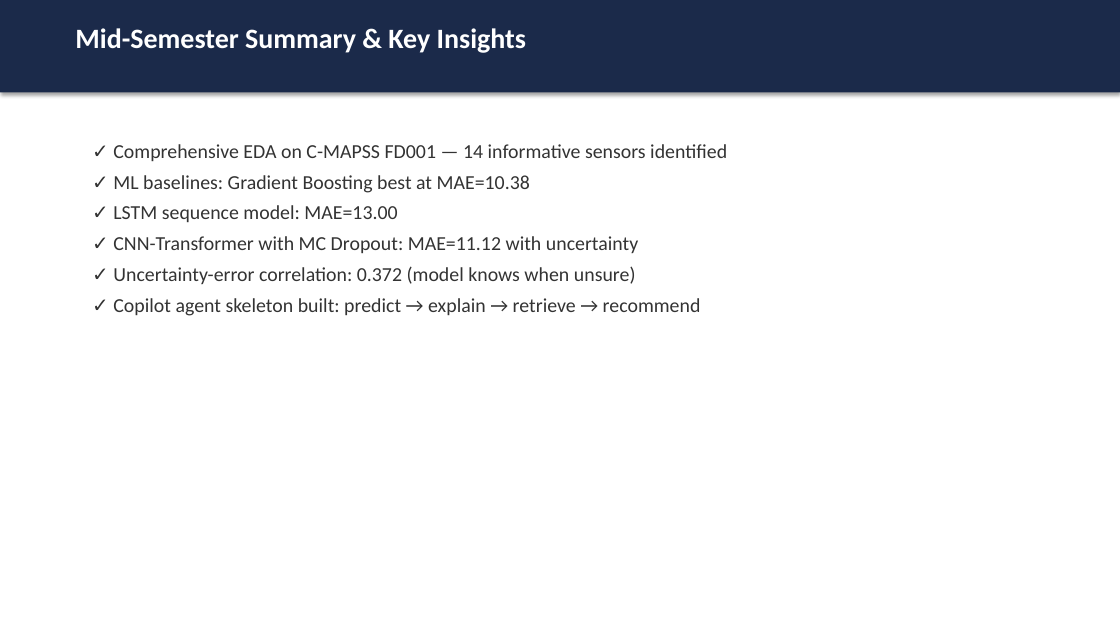
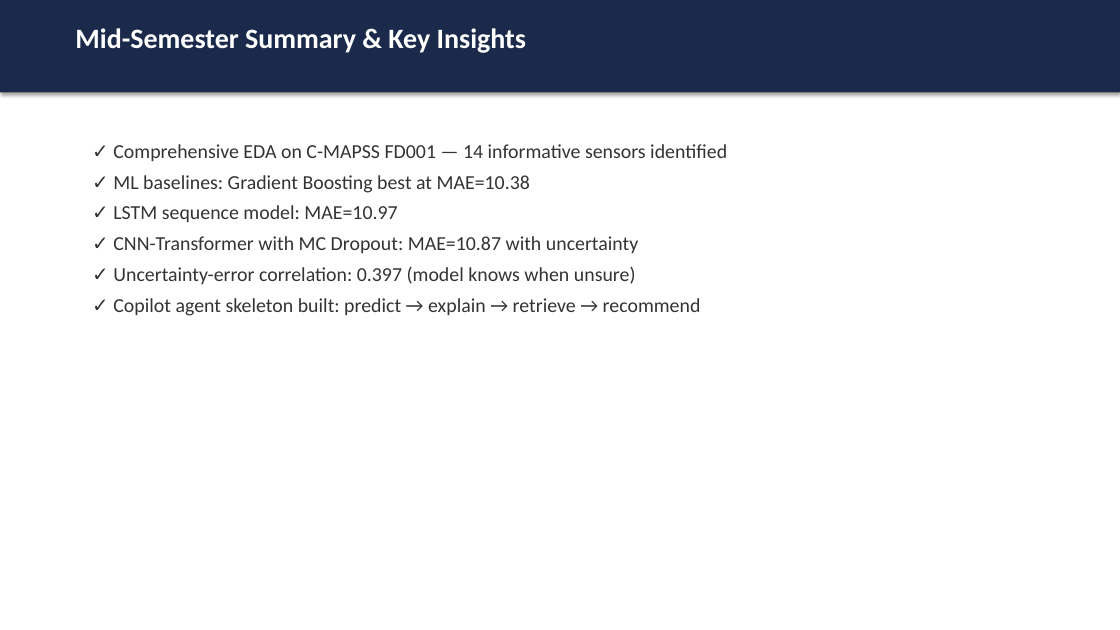
Before and after one commit to ArnabbLank/Predictive-Maintenance-RCA, a slide deck: slide 51 of reports/mid_semester_presentation.pptx. Drawn at 1120x630 pixels with LibreOffice and Linux fonts; fonts in the diff are those of the drawing. Boxes give left, top, right and bottom in pixels: in the first picture for what was removed or moved away, otherwise in the second. Text is boxed around its words. In the diff, an @@ line names an element or a change of style, - is before the commit and + after.

```diff
--- a/reports/mid_semester_presentation.pptx
+++ b/reports/mid_semester_presentation.pptx
@@ text at box(113, 205, 638, 284): text changed @@
-✓ LSTM sequence model: MAE=13.00
-✓ CNN-Transformer with MC Dropout: MAE=11.12 with uncertainty
-✓ Uncertainty-error correlation: 0.372 (model knows when unsure)
+✓ LSTM sequence model: MAE=10.97
+✓ CNN-Transformer with MC Dropout: MAE=10.87 with uncertainty
+✓ Uncertainty-error correlation: 0.397 (model knows when unsure)
```
Also in this commit, not shown: 9 other slides changed, 37 other files.
